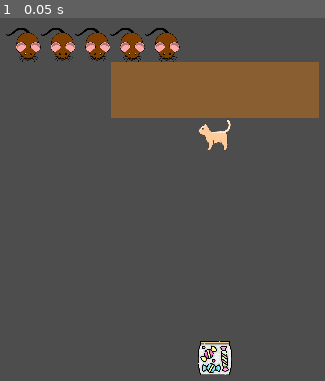
Above: before the commit, frame 1.
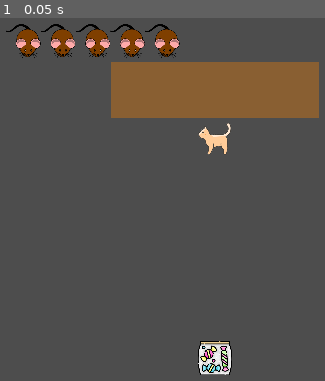
Above: after the commit, the same moment.

Repository: Mateusz-Birembaut/POA_SMA
Game: Godot game, scene res://src/main.tscn
Two runs of this game, one before a commit and one after it. Both use one fixed random seed, a clock stepped at 60 frames per second and the inputs below.
Inputs:
- Up to frame 1 (0.05 s): no input

The runs differ from the first frame. In frame 1, 2.3% of the frame differs, in the area x 1-72%, y 1-38%.

Commit message:
comeback gérer par pathfinding

Diff:
--- a/src/agent.gd
+++ b/src/agent.gd
@@ -12,10 +12,12 @@
 @onready var env = get_parent()
 @onready var sprite : Sprite2D = $Sprite2D
 @onready var shape : CollisionShape2D = $CollisionShape2D
+@onready var nav : NavigationAgent2D = $NavigationAgent2D
 
 var initial_position : Vector2
 var state : States
 var speed : float
+const ACCEL : float = 2.0
 
 
 func _ready() -> void:
--- a/src/agent.tscn
+++ b/src/agent.tscn
@@ -13,3 +13,6 @@
 
 [node name="CollisionShape2D" type="CollisionShape2D" parent="."]
 shape = SubResource("RectangleShape2D_d4u83")
+
+[node name="NavigationAgent2D" type="NavigationAgent2D" parent="."]
+debug_enabled = true
--- a/src/environment.gd
+++ b/src/environment.gd
@@ -18,7 +18,7 @@
 	var x := get_window().size.x/2 - (number_of_students * 50)/2 + 25
 	for i in number_of_students:
 		var new_student : Agent = student_scene.instantiate()
-		new_student.position = Vector2i(x, desk.position.y-40-25)
+		new_student.position = Vector2i(x, desk.position.y-40-25-5)
 		add_child(new_student)
 		students.append(new_student)
 		x += 50
--- a/src/main.tscn
+++ b/src/main.tscn
@@ -23,12 +23,20 @@
 [sub_resource type="WorldBoundaryShape2D" id="WorldBoundaryShape2D_x7ntd"]
 normal = Vector2(1, 0)
 
+[sub_resource type="NavigationPolygon" id="NavigationPolygon_vbv6l"]
+vertices = PackedVector2Array(791, 274, 791, 67, 1127, 25, 1127, 623, 25, 25, 366, 67, 25, 623, 366, 274)
+polygons = Array[PackedInt32Array]([PackedInt32Array(0, 1, 2, 3), PackedInt32Array(4, 2, 1, 5), PackedInt32Array(0, 3, 6, 7), PackedInt32Array(7, 6, 4, 5)])
+outlines = Array[PackedVector2Array]([PackedVector2Array(0, 0, 1152, 0, 1152, 648, 766, 252, 766, 92, 391, 92, 391, 249, 767, 249, 1152, 648, 0, 648)])
+cell_size = 25.0
+border_size = 25.0
+agent_radius = 25.0
+
 [node name="Room" type="Node2D"]
 script = ExtResource("1_3dsaf")
 
 [node name="Prof" parent="." instance=ExtResource("3_4dp1j")]
 unique_name_in_owner = true
-position = Vector2(576, 235)
+position = Vector2(576, 240)
 collision_layer = 0
 script = ExtResource("4_vctu3")
 sprite_texture = ExtResource("4_348a0")
@@ -76,3 +84,6 @@
 [node name="WorldBoundaryWest" type="CollisionShape2D" parent="WorldBoundaries"]
 position = Vector2(0, 324)
 shape = SubResource("WorldBoundaryShape2D_x7ntd")
+
+[node name="NavigationRegion2D" type="NavigationRegion2D" parent="."]
+navigation_polygon = SubResource("NavigationPolygon_vbv6l")
--- a/src/prof.gd
+++ b/src/prof.gd
@@ -20,6 +20,7 @@
 	match state:
 		States.WORK:
 			check_students()
+
 		States.CHASE:
 			check_students() # a commenter si on ne veut pas changer de "cible"
 			look_towards(student_to_chase.position)
@@ -28,9 +29,16 @@
 				student_to_chase.send_to_work()
 				print(name, " passe à l'état COMEBACK")
 				state = States.COMEBACK
+
 		States.COMEBACK:
-			look_towards(initial_position)
-			if (position - initial_position).length() <= 1:
+			if (nav.get_final_position() - global_position).length() > 30:
+				var direction := Vector2()
+				nav.target_position = initial_position
+				direction = (nav.get_next_path_position() - global_position).normalized()
+				velocity = direction
+			else:
+				look_towards(initial_position)
+			if (position - initial_position).length() <= 5:
 				velocity = Vector2()
 				print(name, " passe à l'état WORK")
 				state = States.WORK
@@ -65,6 +73,7 @@
 			#print(name, " passe à l'état CHASE")
 			#state = States.CHASE
 
+
 func check_students() -> void:
 	#if student_to_chase == null:
 		student_to_chase = env.get_closest_student_to_candies()
@@ -72,7 +81,6 @@
 			print("a student is not working !!!!!")
 			print(name, " passe à l'état CHASE")
 			state = States.CHASE
-
 
 
 func see() -> void:
--- a/src/student.gd
+++ b/src/student.gd
@@ -7,10 +7,9 @@
 var time_since_last_collect := 0.0
 var interval: float
 var time_since_last_interval := 0.0
-var strategie : Strategies
 var prefered_group_size : int
-
 var is_solitary : bool
+var strategy : Strategies
 
 
 func _ready() -> void:
@@ -18,11 +17,11 @@
 	speed = 5000
 	var rng = RandomNumberGenerator.new()
 	interval = rng.randf_range(5, 20)
-	strategie = Strategies.values()[randi() % Strategies.size()]
 	is_solitary = randf() < 0.5
-	prefered_group_size = randi_range(2,4)
+	strategy = Strategies.values()[randi() % Strategies.size()]
+	prefered_group_size = randi_range(2, 4)
 	if env.DEBUG:
-		print(name, " strategie : ", strategie)
+		print(name, " strategy : ", strategy)
 		print(name, " interval : ", interval)
 		print("is solitary : ",is_solitary)
 
@@ -45,22 +44,35 @@
 				env.signal_go()
 		States.WORK:
 			time_since_last_interval += delta
+
 		States.LEAVE:
-			match strategie:
+			match strategy:
 				Strategies.NONE :
 					move_none()
 				Strategies.DODGE:
 					move_dodge()
+			if (position - env.candies.position).length() <= 60:
+				velocity = Vector2()
+				print(name, " passe à l'état COLLECT")
+				state = States.COLLECT
 
 		States.COMEBACK:
-			look_towards(initial_position)
-			if (position - initial_position).length() <= 1:
+			if (nav.get_final_position() - global_position).length() > 30:
+				var direction := Vector2()
+				nav.target_position = initial_position
+				direction = (nav.get_next_path_position() - global_position).normalized()
+				velocity = direction
+			else:
+				look_towards(initial_position)
+			if (position - initial_position).length() <= 5:
+				nav.target_position = Vector2()
 				velocity = Vector2()
 				print(name, " passe à l'état WORK")
 				state = States.WORK
+
 		States.COLLECT:
 			time_since_last_collect += delta
-			if time_since_last_collect >= 1:
+			if time_since_last_collect >= 5:
 				collected_candies += 1
 				print(name, " nb bonbons : ", collected_candies)
 				time_since_last_collect = 0
@@ -70,12 +82,10 @@
 	print(name, " passe à l'état COMEBACK")
 	state = States.COMEBACK
 
+
 func move_none() -> void :
 	look_towards(env.candies.position)
-	if (position - env.candies.position).length() <= 60:
-		velocity = Vector2()
-		print(name, " passe à l'état COLLECT")
-		state = States.COLLECT
+
 
 func move_dodge() -> void :
 	var direction_away_from_prof = (position - env.prof.position).normalized()
@@ -91,10 +101,6 @@
 	else:
 		look_towards(env.candies.position)
 
-	if (position - env.candies.position).length() <= 60:
-		velocity = Vector2()
-		print(name, " passe à l'état COLLECT")
-		state = States.COLLECT
 
 func see() -> void:
 	## get la position de l'eleve le plus proche des bonbons qui soit parti
@@ -107,7 +113,6 @@
 	## sinon =>
 		## si deja à la table STATE = WORK
 		## sinon revenir vers la table  STATE = COMEBACK
-
 	pass
 
 
--- /dev/null
+++ b/tests/character_body_2d.gd
@@ -0,0 +1,21 @@
+extends CharacterBody2D
+
+
+const SPEED = 200.0
+const ACCEL = 4.0
+
+@onready var nav : NavigationAgent2D = $NavigationAgent2D
+
+
+func _physics_process(delta):
+	var target_pos := get_global_mouse_position()
+	if (target_pos - global_position).length() > 25:
+		var direction := Vector2()
+
+		nav.target_position = target_pos
+
+		direction = (nav.get_next_path_position() - global_position).normalized()
+
+		velocity = velocity.slerp(direction * SPEED, ACCEL * delta)
+
+		move_and_slide()
--- /dev/null
+++ b/tests/test_pathfinding.tscn
@@ -0,0 +1,25 @@
+[gd_scene load_steps=4 format=3 uid="uid://clam57nu44c46"]
+
+[ext_resource type="Script" path="res://tests/character_body_2d.gd" id="1_yyuly"]
+[ext_resource type="Texture2D" uid="uid://dyt7jlom3h7rq" path="res://assets/cat.png" id="2_dt2a1"]
+
+[sub_resource type="NavigationPolygon" id="NavigationPolygon_n8fqw"]
+vertices = PackedVector2Array(215.039, 177.039, 123.344, 182.539, 86.5312, 57.5625, 365.758, 69, 477.953, 141.922, 726.219, 172.438, 683.891, 70.9922, 908.406, 119.242, 853.648, 281.672, 1052.78, 243.656, 779.742, 417.531, 955.906, 455.617, 811.672, 567.906, 342.891, 557.008, 611.523, 463.219, 321.406, 415.203, 169.438, 528.102, 145.109, 459.977)
+polygons = Array[PackedInt32Array]([PackedInt32Array(0, 1, 2, 3, 4), PackedInt32Array(5, 4, 3, 6, 7), PackedInt32Array(8, 5, 7, 9), PackedInt32Array(10, 8, 9, 11, 12), PackedInt32Array(10, 12, 13, 14), PackedInt32Array(15, 14, 13, 16, 17)])
+outlines = Array[PackedVector2Array]([PackedVector2Array(136, 72, 366, 59, 685, 61, 913, 110, 1065, 241, 964, 462, 815, 578, 342, 567, 162, 537, 132, 453, 321, 405, 611, 453, 773, 409, 841, 284, 722, 182, 478, 152, 216, 187, 116, 193)])
+
+[node name="TestPathfinding" type="Node2D"]
+
+[node name="NavigationRegion2D" type="NavigationRegion2D" parent="."]
+navigation_polygon = SubResource("NavigationPolygon_n8fqw")
+
+[node name="CharacterBody2D" type="CharacterBody2D" parent="."]
+position = Vector2(200, 132)
+script = ExtResource("1_yyuly")
+
+[node name="Sprite2D" type="Sprite2D" parent="CharacterBody2D"]
+scale = Vector2(0.25, 0.25)
+texture = ExtResource("2_dt2a1")
+
+[node name="NavigationAgent2D" type="NavigationAgent2D" parent="CharacterBody2D"]
+debug_enabled = true
Not shown: 1 places in src/main.tscn that only renumber resources
